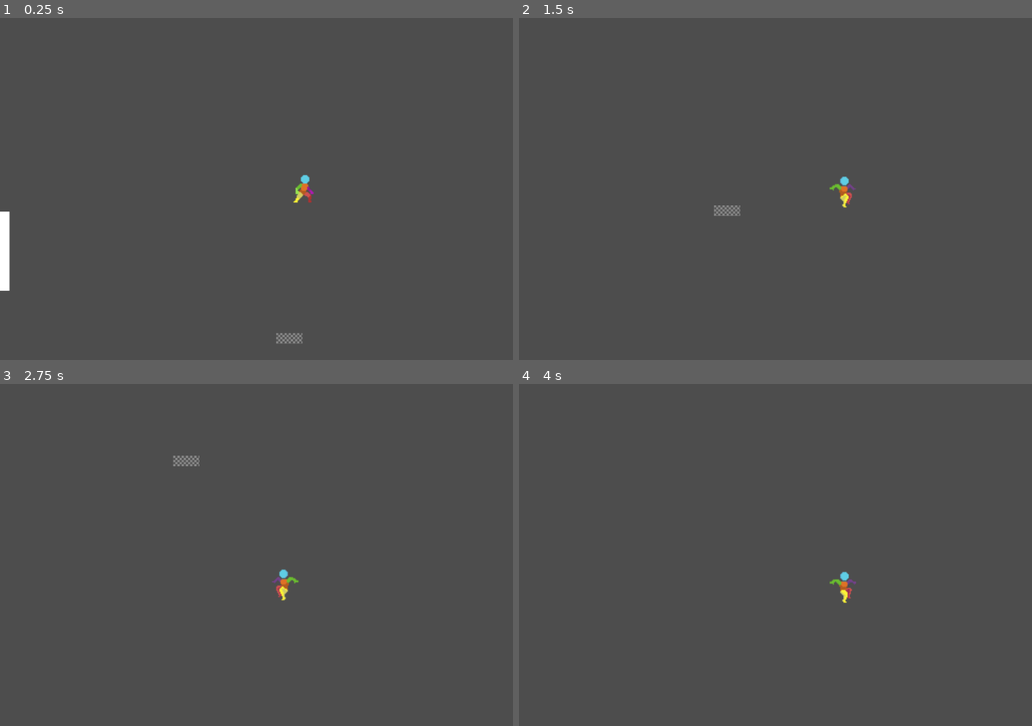
Above: before the commit, frames 1-4 (two rows, left to right).
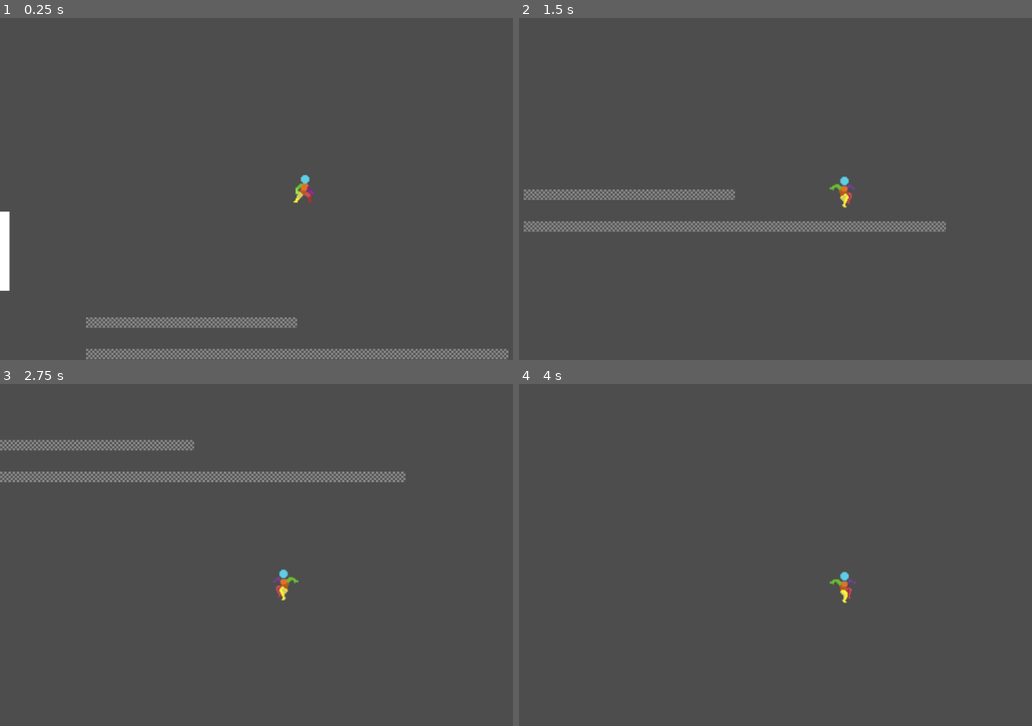
Above: after the commit, the same moments.

Repository: deanblackborough/godot-platformer
Game: Godot game, scene res://scenes/game.tscn
Two runs of this game, one before a commit and one after it. Both use one fixed random seed, a clock stepped at 60 frames per second and the inputs below.
Inputs:
- Up to frame 1 (0.25 s): no input
- Up to frame 2 (1.5 s): hold Right (moveRight) from 0.53 s (still down); tap Space (jump) at 0.77 s
- Up to frame 3 (2.75 s): tap Space (jump) at 1.52 s; release Right (moveRight) at 2.03 s; hold Left (moveLeft) from 2.03 s (still down)
- Up to frame 4 (4 s): release Left (moveLeft) at 2.78 s; hold Right (moveRight) from 2.78 s (still down); tap Space (jump) at 3.02, 3.77 s

The runs differ from the first frame. In frame 1, 2.5% of the frame differs, in the area x 16-100%, y 87-100%; in frame 2, 2.6%, in the area x 0-84%, y 50-63%; in frame 3, 2.2%; in frame 4, nothing differs.

Commit message:
Set length on instance of ground object

Diff:
--- a/scenes/environment/ground.tscn
+++ b/scenes/environment/ground.tscn
@@ -1,20 +1,22 @@
-[gd_scene load_steps=3 format=3 uid="uid://e3k1i0qhvjm2"]
+[gd_scene load_steps=4 format=3 uid="uid://e3k1i0qhvjm2"]
 
+[ext_resource type="Script" uid="uid://drun1pp8nvarw" path="res://scripts/environment/ground.gd" id="1_kfsio"]
 [ext_resource type="Texture2D" uid="uid://ctn83nd2kf4ir" path="res://sprites/environment/ground.png" id="1_to7up"]
 
 [sub_resource type="RectangleShape2D" id="RectangleShape2D_pybca"]
 custom_solver_bias = 1.0
-size = Vector2(50, 20)
+size = Vector2(400, 20)
 
 [node name="Ground" type="StaticBody2D"]
+script = ExtResource("1_kfsio")
 
 [node name="CollisionShape2D" type="CollisionShape2D" parent="."]
-position = Vector2(0, -10)
+position = Vector2(25, -10)
 shape = SubResource("RectangleShape2D_pybca")
 
 [node name="Sprite2D" type="Sprite2D" parent="."]
 texture_repeat = 2
-position = Vector2(0, -10)
+position = Vector2(25, -10)
 texture = ExtResource("1_to7up")
 region_enabled = true
 region_rect = Rect2(0, 0, 50, 20)
--- a/scenes/levels/level_1.tscn
+++ b/scenes/levels/level_1.tscn
@@ -10,4 +10,9 @@
 scale = Vector2(1, 3)
 
 [node name="Ground" parent="." instance=ExtResource("1_014kd")]
-position = Vector2(550, 620)
+position = Vector2(540, 650)
+length = 800.0
+
+[node name="Ground2" parent="." instance=ExtResource("1_014kd")]
+position = Vector2(340, 590)
+length = 400.0
--- /dev/null
+++ b/scripts/environment/ground.gd
@@ -0,0 +1,13 @@
+@tool extends StaticBody2D
+
+@export var length: float = 50.0:
+	set(value):
+		length = value
+		update_properties()
+
+func _ready():
+	update_properties()
+
+func update_properties():
+	$Sprite2D.region_rect.size.x = length
+	$CollisionShape2D.shape.size.x = length
Not shown, added: scripts/environment/ground.gd.uid
